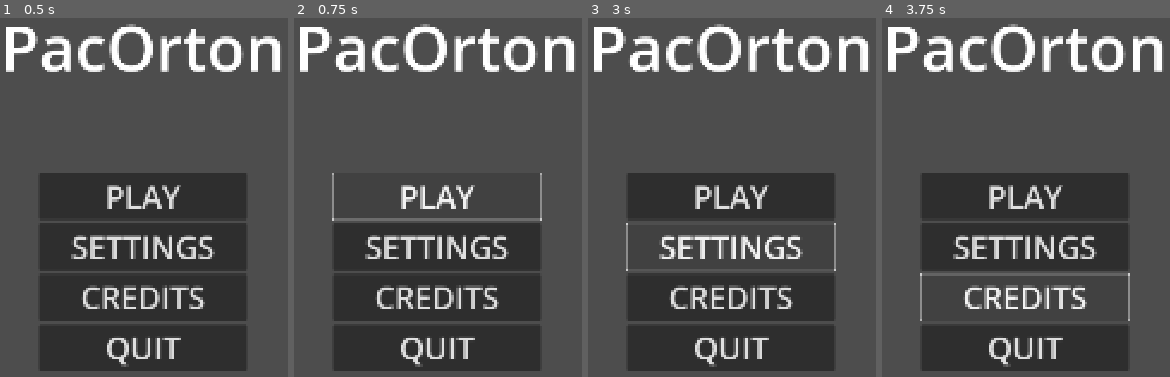
Above: before the commit, frames 1-4 (left to right).
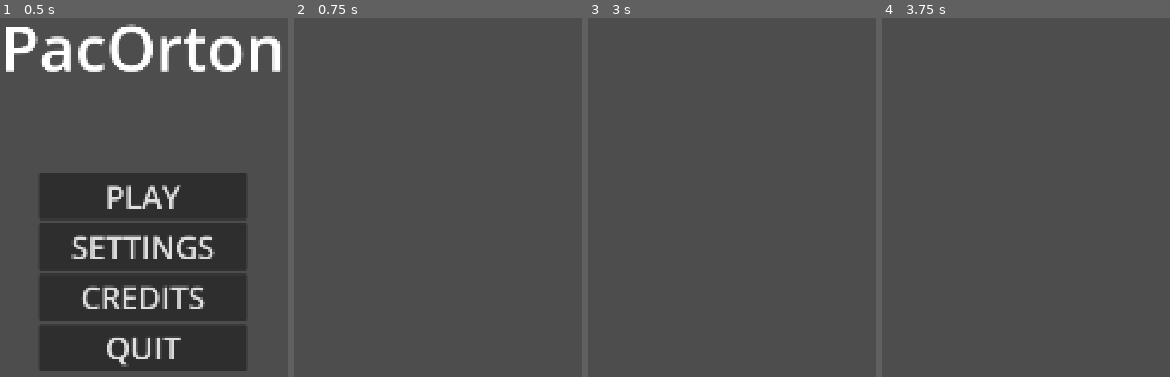
Above: after the commit, the same moments.

Repository: Ferreira06/PacOrton
Game: Godot game, scene res://main_menu.tscn
Two runs of this game, one before a commit and one after it. Both use one fixed random seed, a clock stepped at 60 frames per second and the inputs below.
Inputs (mouse positions are in pixels of both pictures, inside the frame that each line leads up to):
- Up to frame 1 (0.5 s): no input
- Up to frame 2 (0.75 s): click "PLAY" at 0.5 s
- Up to frame 3 (3 s): click (732, 197) at 1.25 s, where only the run before the commit has a clickable "PLAY"; click (732, 197) at 2 s, where only the run before the commit has a clickable "PLAY"; click (732, 247) at 2.75 s, where only the run before the commit has a clickable "SETTINGS"
- Up to frame 4 (3.75 s): click (1026, 298) at 3.5 s, where only the run before the commit has a clickable "CREDITS"

Frame 1 is identical in both runs. In frame 2, 33% of the frame differs, in the area x 2-98%, y 1-99%; in frame 3, 33%; in frame 4, 33%.

Commit message:
feat: `Play` and `Quit` btns func implemented (raw)

Diff:
--- a/main_game.tscn
+++ b/main_game.tscn
@@ -1,9 +1,6 @@
-[gd_scene load_steps=2 format=3 uid="uid://vjulnprmxsr7"]
-
-[ext_resource type="Script" uid="uid://c27rwmbd4ycyp" path="res://character_body_2d.gd" id="1_1oj5k"]
+[gd_scene format=3 uid="uid://vjulnprmxsr7"]
 
 [node name="MainGame" type="Node2D"]
 
 [node name="CharacterBody2D" type="CharacterBody2D" parent="."]
 motion_mode = 1
-script = ExtResource("1_1oj5k")
--- a/main_menu.tscn
+++ b/main_menu.tscn
@@ -1,4 +1,7 @@
-[gd_scene load_steps=2 format=3 uid="uid://c30qrm1xpi7yk"]
+[gd_scene load_steps=4 format=3 uid="uid://c30qrm1xpi7yk"]
+
+[ext_resource type="Script" uid="uid://cill75o65jf1f" path="res://play.gd" id="1_06t4h"]
+[ext_resource type="Script" uid="uid://daartcxye8tln" path="res://quit.gd" id="2_7vrkn"]
 
 [sub_resource type="Theme" id="Theme_rhts7"]
 
@@ -31,6 +34,7 @@
 layout_mode = 2
 theme_override_font_sizes/font_size = 75
 text = "PLAY"
+script = ExtResource("1_06t4h")
 
 [node name="Settings" type="Button" parent="CenterContainer/MainButtons"]
 custom_minimum_size = Vector2(500, 0)
@@ -52,3 +56,4 @@
 theme_override_font_sizes/font_size = 75
 text = "QUIT
 "
+script = ExtResource("2_7vrkn")
--- /dev/null
+++ b/play.gd
@@ -0,0 +1,13 @@
+extends Button
+
+
+# Called when the node enters the scene tree for the first time.
+func _ready() -> void:
+	pass # Replace with function body.
+
+func _pressed() -> void:
+	get_tree().change_scene_to_file("res://main_game.tscn")
+
+# Called every frame. 'delta' is the elapsed time since the previous frame.
+func _process(_delta: float) -> void:
+	pass
--- /dev/null
+++ b/quit.gd
@@ -0,0 +1,13 @@
+extends Button
+
+
+# Called when the node enters the scene tree for the first time.
+func _ready() -> void:
+	pass # Replace with function body.
+
+func _pressed() -> void:
+	get_tree().quit()
+
+# Called every frame. 'delta' is the elapsed time since the previous frame.
+func _process(_delta: float) -> void:
+	pass
Not shown, added: play.gd.uid
Not shown, added: quit.gd.uid
